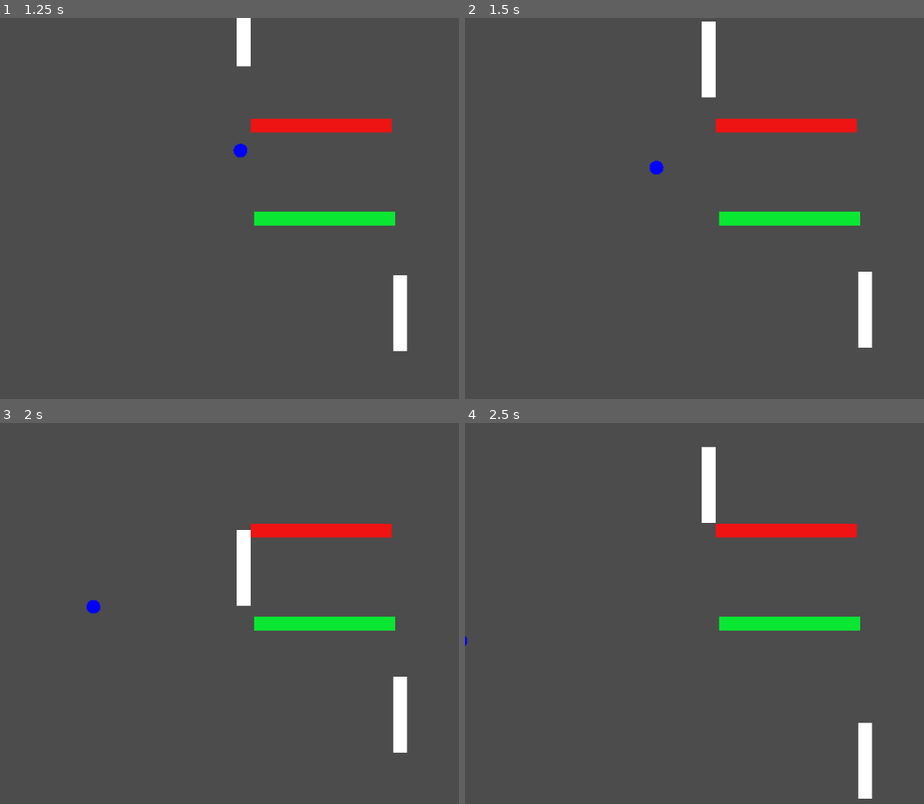
Above: before the commit, frames 1-4 (two rows, left to right).
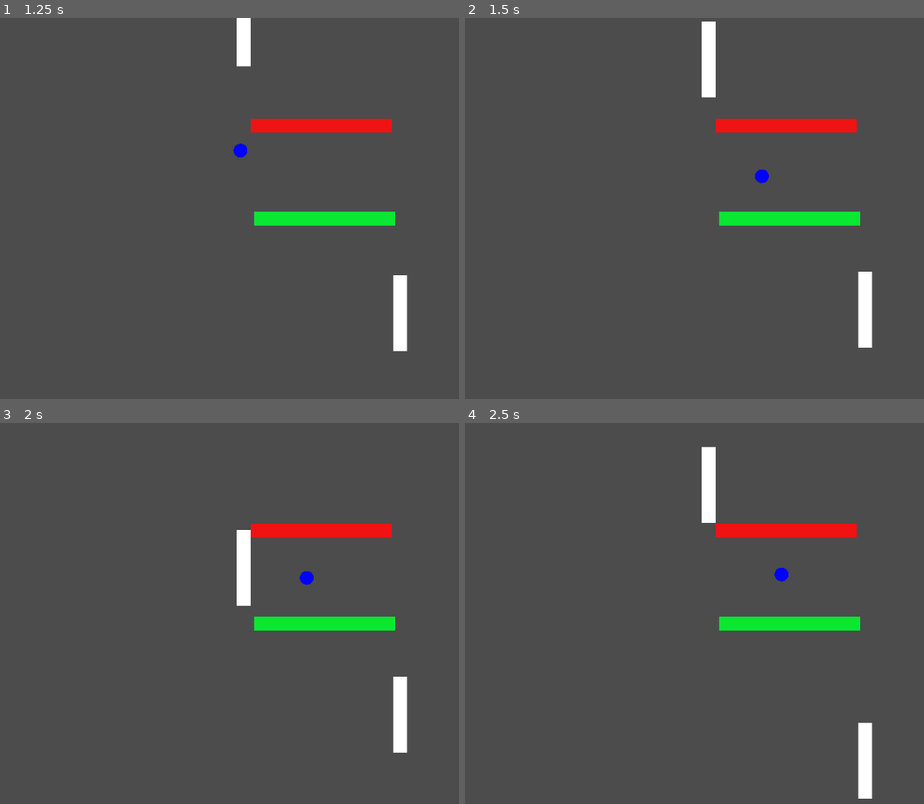
Above: after the commit, the same moments.

Repository: bitwes/GutTutorials
Game: Godot game, scene res://scenes/Game.tscn
Same seed, same stepped clock (60 frames per second), same inputs: the game is played once before the commit and once after it. The project has no main scene, so this scene is started directly.
Inputs:
- Up to frame 1 (1.25 s): hold A (P1_Up) from 0.53 s (still down); hold Down (P2_Down) from 0.53 s (still down)
- Up to frame 2 (1.5 s): release A (P1_Up) at 1.28 s; release Down (P2_Down) at 1.28 s; hold Z (P1_Down) from 1.28 s (still down); tap Up (P2_Up) at 1.35 s
- Up to frame 3 (2 s): keep holding Z (P1_Down)
- Up to frame 4 (2.5 s): release Z (P1_Down) at 2.03 s; hold A (P1_Up) from 2.03 s (still down); hold Down (P2_Down) from 2.03 s (still down)

Frame 1 is identical in both runs. In frame 2, 0.2% of the frame differs, in the area x 40-67%, y 37-44%; in frame 3, 0.2%, in the area x 18-69%, y 38-51%; in frame 4, 0.1%.

Commit message:
killboxes in game, score properties implemented

Diff:
--- a/TddAndPong/Episode4/scenes/Game.tscn
+++ b/TddAndPong/Episode4/scenes/Game.tscn
@@ -1,9 +1,10 @@
-[gd_scene load_steps=5 format=2]
+[gd_scene load_steps=6 format=2]
 
 [ext_resource path="res://scripts/game.gd" type="Script" id=1]
 [ext_resource path="res://scenes/Ball.tscn" type="PackedScene" id=2]
 [ext_resource path="res://scenes/Wall.tscn" type="PackedScene" id=3]
 [ext_resource path="res://scenes/Paddle.tscn" type="PackedScene" id=4]
+[ext_resource path="res://scenes/KillBox.tscn" type="PackedScene" id=5]
 
 [node name="Game" type="Node2D"]
 script = ExtResource( 1 )
@@ -24,3 +25,12 @@
 
 [node name="P2Paddle" parent="." instance=ExtResource( 4 )]
 position = Vector2( 578, 218 )
+
+[node name="P1KillBox" parent="." instance=ExtResource( 5 )]
+position = Vector2( 292.5, 9 )
+
+[node name="P2KillBox" parent="." instance=ExtResource( 5 )]
+position = Vector2( 670.5, 0 )
+
+[connection signal="kill_ball" from="P1KillBox" to="." method="_on_P1KillBox_kill_ball"]
+[connection signal="kill_ball" from="P2KillBox" to="." method="_on_P2KillBox_kill_ball"]
--- /dev/null
+++ b/TddAndPong/Episode4/scenes/KillBox.tscn
@@ -0,0 +1,15 @@
+[gd_scene load_steps=3 format=2]
+
+[ext_resource path="res://scripts/kill_box.gd" type="Script" id=1]
+
+[sub_resource type="RectangleShape2D" id=1]
+extents = Vector2( 16.3998, 336 )
+
+[node name="KillBox" type="Area2D"]
+script = ExtResource( 1 )
+
+[node name="CollisionShape2D" type="CollisionShape2D" parent="."]
+position = Vector2( -4, 297 )
+shape = SubResource( 1 )
+
+[connection signal="area_entered" from="." to="." method="_on_KillBox_area_entered"]
--- a/TddAndPong/Episode4/scripts/game.gd
+++ b/TddAndPong/Episode4/scripts/game.gd
@@ -1,6 +1,11 @@
 extends Node2D
 
+var _ball_start_pos = null
+var _p1_score = 0
+var _p2_score = 0
+
 func _ready():
+	_ball_start_pos =  $Ball.get_position()
 	$Ball.set_speed(300)
 	$Ball.set_direction(Vector2(1, 1))
 
@@ -16,3 +21,24 @@
 		$P2Paddle.move_up(delta)
 	if Input.is_action_pressed("P2_Down"):
 		$P2Paddle.move_down(delta)
+
+
+func _on_P1KillBox_kill_ball():
+	$Ball.set_position(_ball_start_pos)
+
+
+func _on_P2KillBox_kill_ball():
+	$Ball.set_position(_ball_start_pos)
+
+
+func get_p1_score():
+	return _p1_score
+
+func set_p1_score(p1_score):
+	_p1_score = p1_score
+
+func get_p2_score():
+	return _p2_score
+
+func set_p2_score(p2_score):
+	_p2_score = p2_score
--- /dev/null
+++ b/TddAndPong/Episode4/scripts/kill_box.gd
@@ -0,0 +1,6 @@
+extends Area2D
+
+signal kill_ball
+
+func _on_KillBox_area_entered(area):
+	emit_signal('kill_ball')
--- /dev/null
+++ b/TddAndPong/Episode4/test/unit/test_game.gd
@@ -0,0 +1,39 @@
+extends 'res://addons/gut/test.gd'
+
+var Game = load('res://scenes/Game.tscn')
+
+
+func test_can_make_game():
+	assert_not_null(Game.instance())
+
+func test_get_set_p1_score():
+	assert_accessors(Game.instance(), 'p1_score', 0, 10)
+
+func test_get_set_p2_score():
+	assert_accessors(Game.instance(), 'p2_score', 0, 10)
+
+
+func test_when_p1_kill_box_emits_kill_ball_then_ball_is_recentered():
+	var game = Game.instance()
+	add_child(game)
+	var ball =  game.get_node("Ball")
+	var p1kb = game.get_node("P1KillBox")
+	var orig_pos = ball.get_position()
+	ball.set_position(orig_pos + Vector2(100, 100))
+	p1kb.emit_signal('kill_ball')
+
+	assert_eq(ball.get_position(), orig_pos)
+	remove_child(game)
+
+
+func test_when_p2_kill_box_emits_kill_ball_then_ball_is_recentered():
+	var game = Game.instance()
+	add_child(game)
+	var ball =  game.get_node("Ball")
+	var p2kb = game.get_node("P2KillBox")
+	var orig_pos = ball.get_position()
+	ball.set_position(orig_pos + Vector2(100, 100))
+	p2kb.emit_signal('kill_ball')
+
+	assert_eq(ball.get_position(), orig_pos)
+	remove_child(game)
